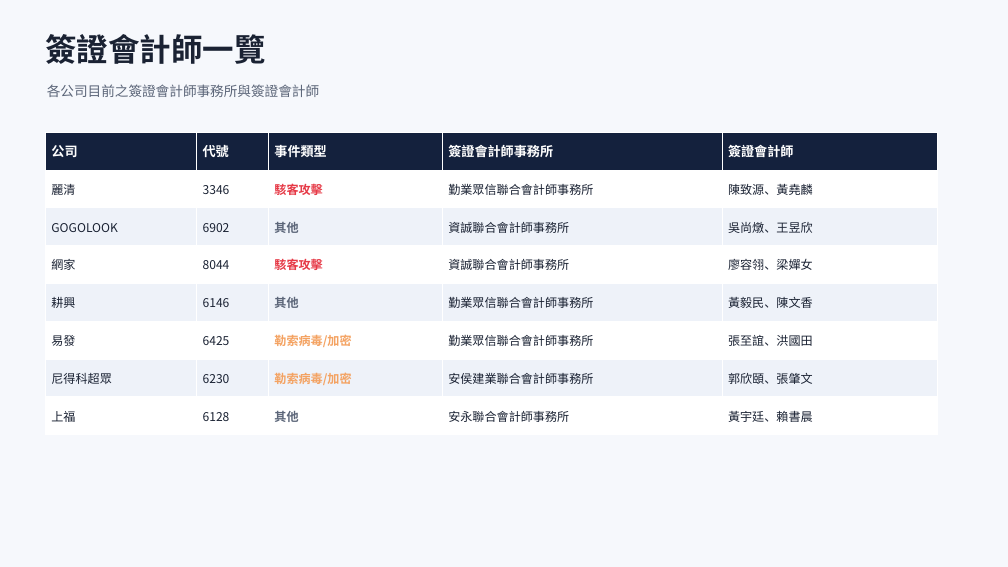
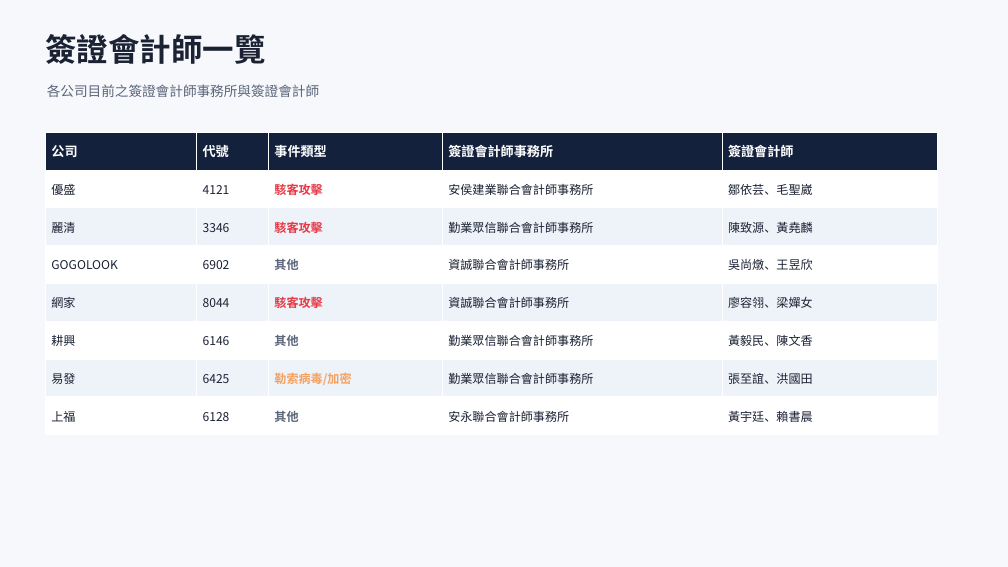
Before and after one commit to Johnnylin77/mops-isec-monitor, a slide deck: slide 4 of 資安事件因應分析.pptx. Drawn at 1008x567 pixels with LibreOffice and Linux fonts; fonts in the diff are those of the drawing. Boxes give left, top, right and bottom in pixels: in the first picture for what was removed or moved away, otherwise in the second. Text is boxed around its words. In the diff, an @@ line names an element or a change of style, - is before the commit and + after.

```diff
--- a/資安事件因應分析.pptx
+++ b/資安事件因應分析.pptx
@@ table at [45,132,938,435] @@
+row 2: 優盛 | 4121 | 駭客攻擊 | 安侯建業聯合會計師事務所 | 鄒依芸、毛聖崴
-row 7: 尼得科超眾 | 6230 | 勒索病毒/加密 | 安侯建業聯合會計師事務所 | 郭欣頤、張肇文
```
Also in this commit, not shown: 5 other slides changed, 2 other files.
